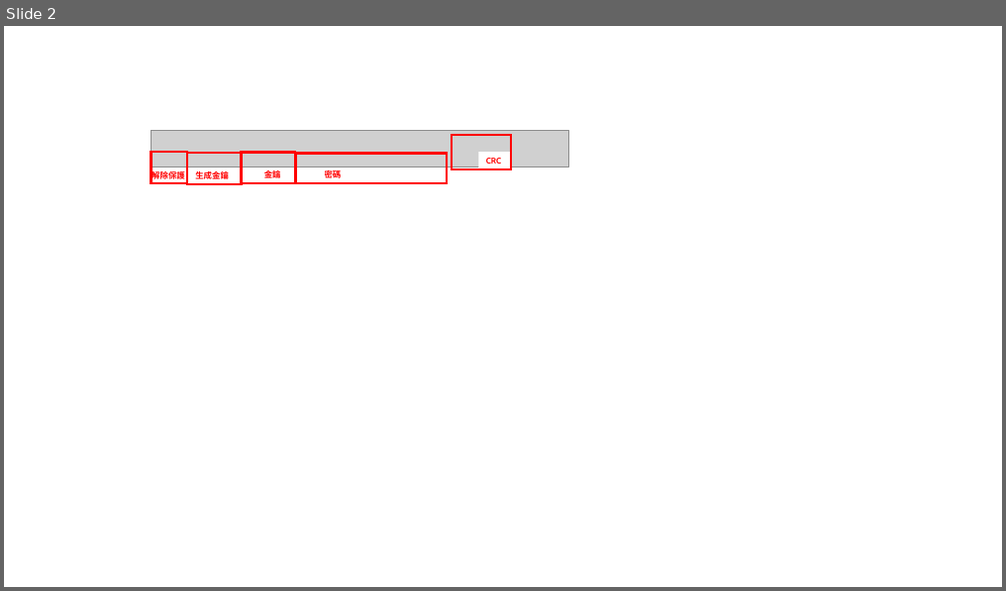
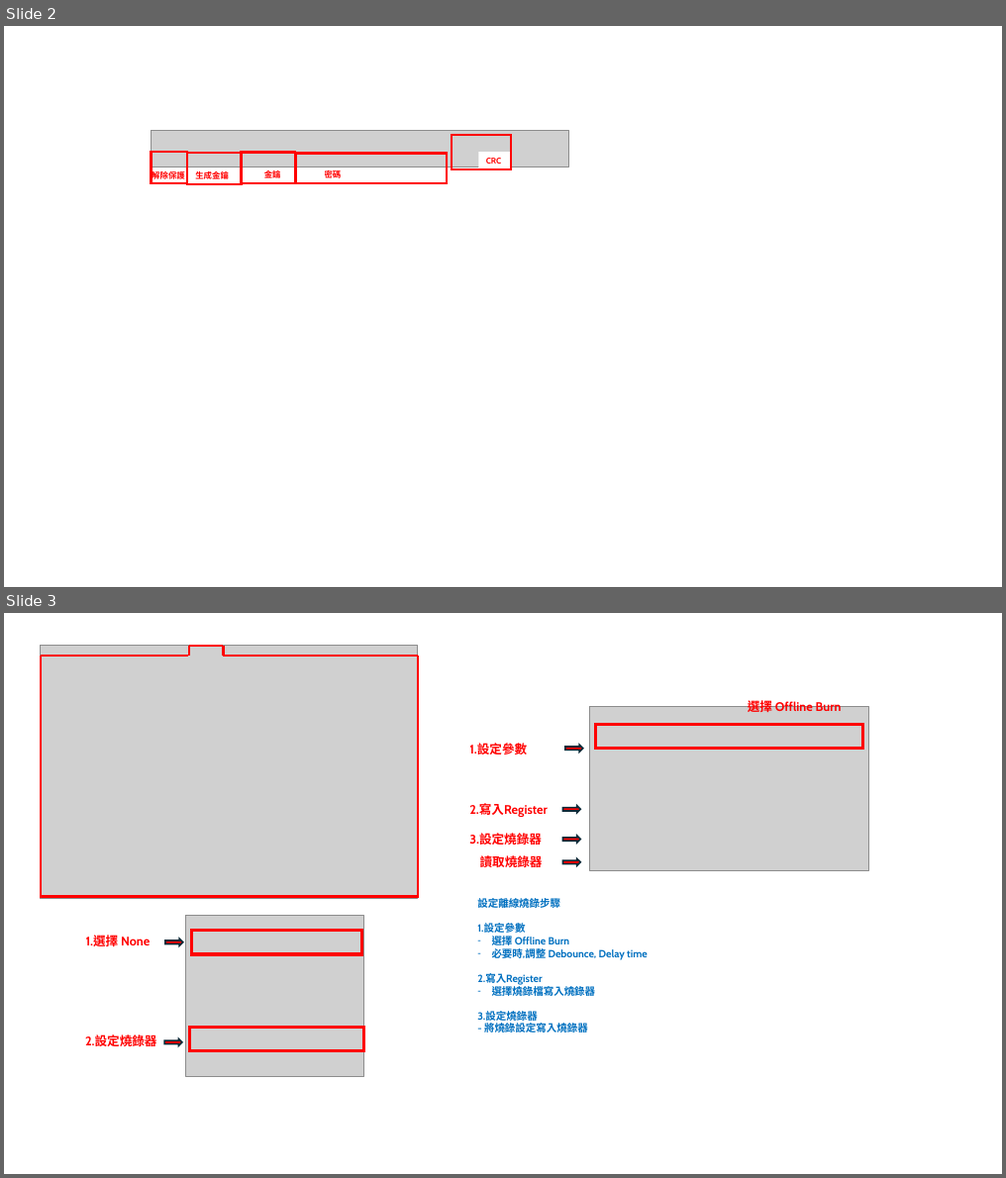
Before and after one commit to billwanggithub/MXXXX, a slide deck: assets/user_guide.pptx. Shown one above the other, each under a label of ours: slide 2 before the commit, slides 2 and 3 after it. The pictures are 1006x591 and 1006x1178 pixels, drawn with LibreOffice and Linux fonts; fonts in the diff are those of the drawing; grey boxes stand for pictures. Boxes give left, top, right and bottom in pixels: in the first picture for what was removed or moved away, otherwise in the second. Text is boxed around its words. In the diff, an @@ line names an element or a change of style, - is before the commit and + after.

```diff
--- a/assets/user_guide.pptx
+++ b/assets/user_guide.pptx
@@ slide 3 added at [4,613,1002,1174], background #FFFFFF @@
@@ group added at [41,646,418,899]: 8 lines, 1 picture @@
@@ text added at [747,698,842,715], 12 pt, text #FF0000, bold @@
+選擇 Offline Burn
@@ picture added at [589,707,869,870] @@
@@ rectangle added at [596,724,863,749], outline #FF0000 3 pt @@
@@ text added at [469,743,527,757], 12 pt, text #FF0000, bold @@
+1.設定參數
@@ right arrow added at [565,745,583,752], fill #FF0000, outline #092A39 1.5 pt @@
@@ text added at [469,803,548,817], 12 pt, text #FF0000, bold @@
+2.寫入Register
@@ right arrow added at [563,806,580,813], fill #FF0000, outline #092A39 1.5 pt @@
@@ text added at [469,833,542,847], 12 pt, text #FF0000, bold @@
+3.設定燒錄器
@@ right arrow added at [563,836,580,843], fill #FF0000, outline #092A39 1.5 pt @@
@@ text added at [480,854,543,870], 12 pt, text #FF0000, bold @@
+讀取燒錄器
@@ right arrow added at [563,860,580,866], fill #FF0000, outline #092A39 1.5 pt @@
@@ text added at [477,897,648,1036], 10 pt, text #0070C0, bold @@
+設定離線燒錄步驟
+1.設定參數
+– 選擇 Offline Burn
+– 必要時,調整 Debounce, Delay time
+2.寫入Register
+– 選擇燒錄檔寫入燒錄器
+3.設定燒錄器
+- 將燒錄設定寫入燒錄器
@@ group added at [85,916,364,1077]: 2 rectangles, 2 texts, 2 right arrows, 1 picture @@
+1.選擇 None
+2.設定燒錄器
```
Also in this commit, not shown: 1 other slide added, 5 other files.
